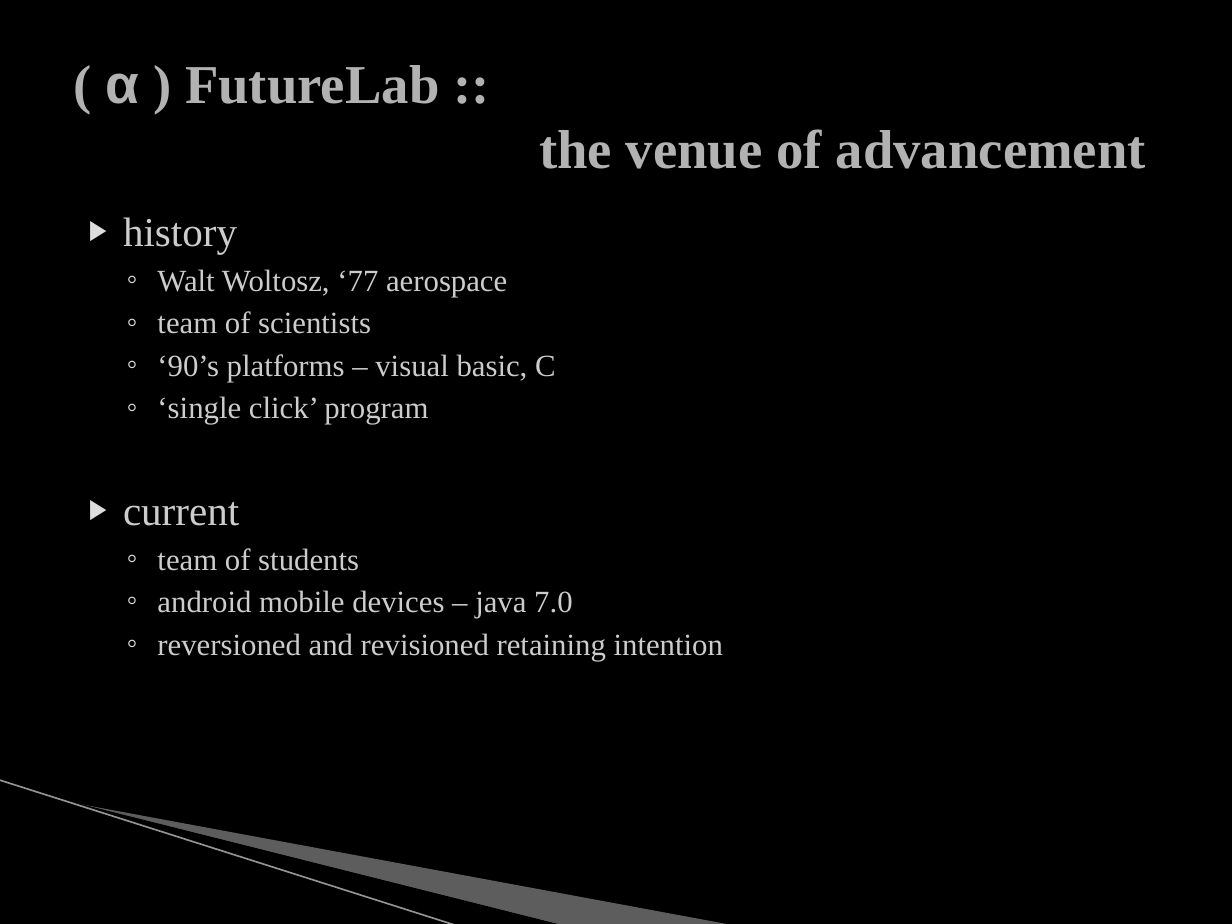
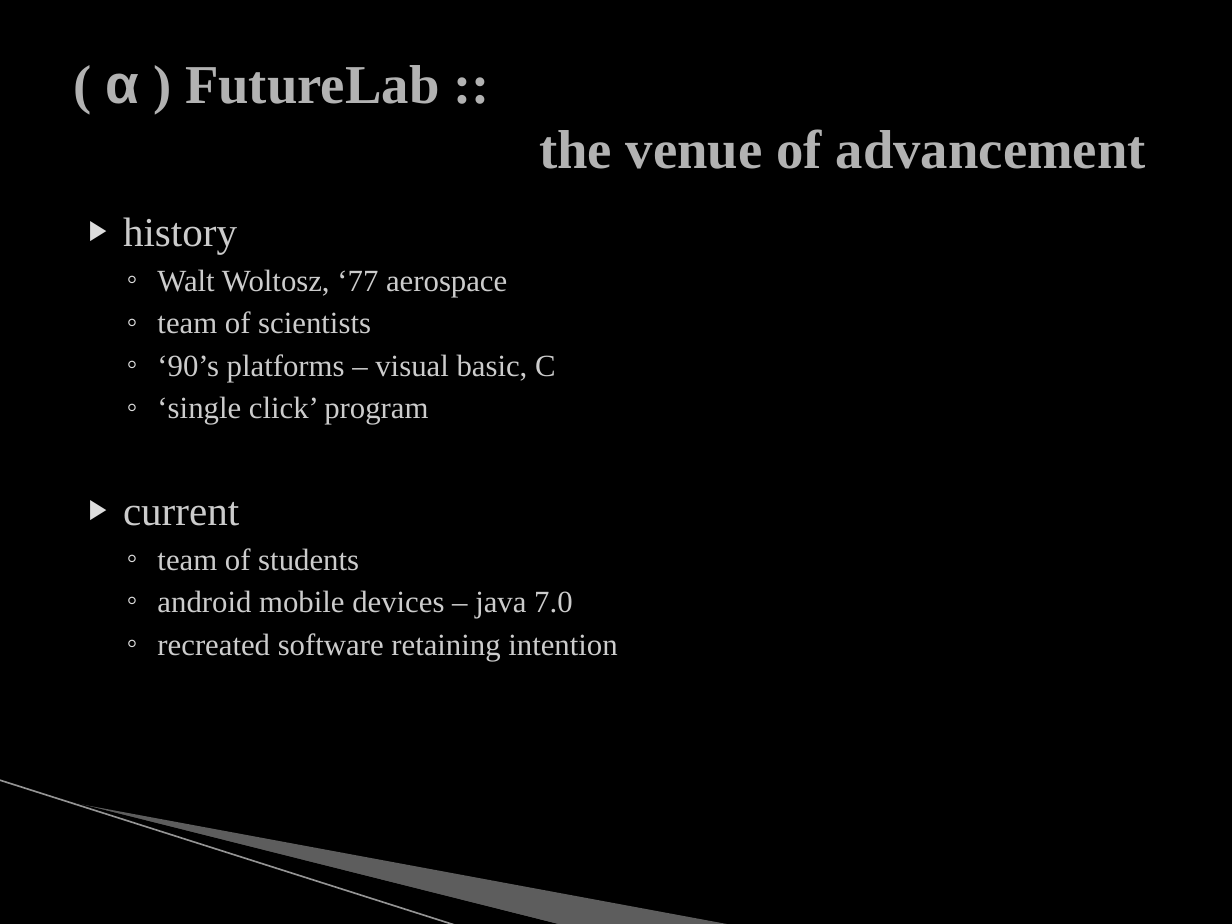
Before and after one commit to mjs0031/master_report, a slide deck: slide 4 of the_defense.pptx. Drawn at 1232x924 pixels with LibreOffice and Linux fonts; fonts in the diff are those of the drawing; background and template pictures are left out. Boxes give left, top, right and bottom in pixels: in the first picture for what was removed or moved away, otherwise in the second. Text is boxed around its words. In the diff, an @@ line names an element or a change of style, - is before the commit and + after.

```diff
--- a/the_defense.pptx
+++ b/the_defense.pptx
@@ text at (157, 633, 617, 661): text changed @@
-  ◦ reversioned and revisioned retaining intention
+  ◦ recreated software retaining intention
```
Also in this commit, not shown: 9 other slides changed, 3 slides removed, 2 other files.
